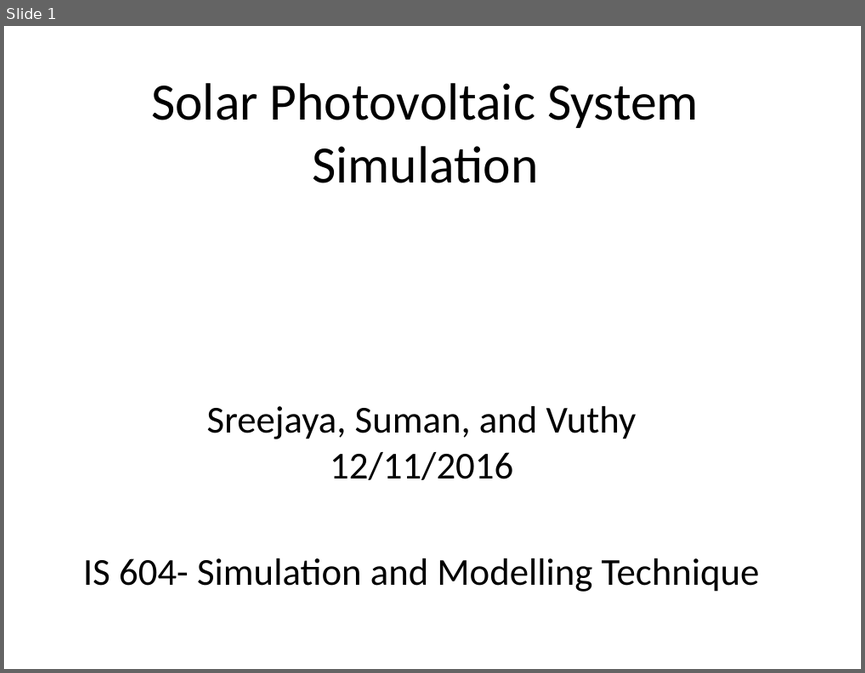
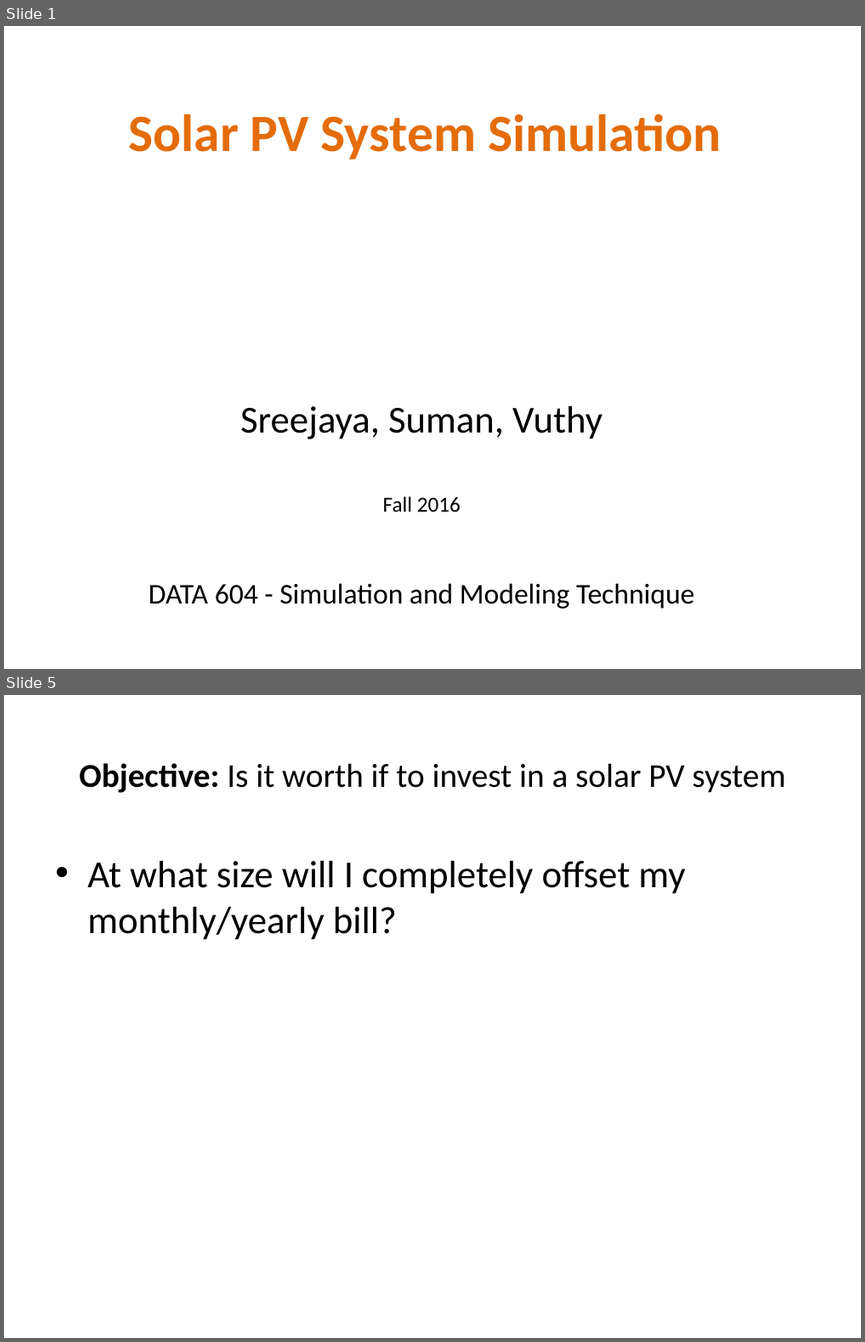
Before and after one commit to Nguyver/DATA621, a slide deck: DATA604_Final/Solar Photovoltaic System Simulation.pptx. Shown one above the other, each under a label of ours: slide 1 before the commit, slides 1 and 5 after it; the slides between them are not shown. The pictures are 865x673 and 865x1342 pixels, drawn with LibreOffice and Linux fonts; fonts in the diff are those of the drawing; background and template pictures are left out. Boxes give left, top, right and bottom in pixels: in the first picture for what was removed or moved away, otherwise in the second. Text is boxed around its words. In the diff, an @@ line names an element or a change of style, - is before the commit and + after.

```diff
--- a/DATA604_Final/Solar Photovoltaic System Simulation.pptx
+++ b/DATA604_Final/Solar Photovoltaic System Simulation.pptx
@@ slide 5 added at (4,695,861,1338), background picture (left out) @@
@@ title added at (79,763,785,793), 28 pt, text #000000 @@
+Objective: Is it worth if to invest in a solar PV system
@@ text added at (87,861,685,940), 32 pt, text #000000 @@
+• At what size will I completely offset my monthly/yearly bill?
@@ slide 1 changed as well @@
@@ title at (128,114,721,159): text changed; text colour #000000 to #E46C0A; bold on @@
-Solar Photovoltaic System Simulation
+Solar PV System Simulation
@@ subtitle at (148,406,694,608): text changed; size 32 to 24 pt @@
-Sreejaya, Suman, and Vuthy
-12/11/2016
-IS 604- Simulation and Modelling Technique
+Sreejaya, Suman, Vuthy
+Fall 2016
+DATA 604 - Simulation and Modeling Technique
```
Also in this commit, not shown: 2 other slides changed, 4 other slides added, 2 slides removed, 1 other file.
